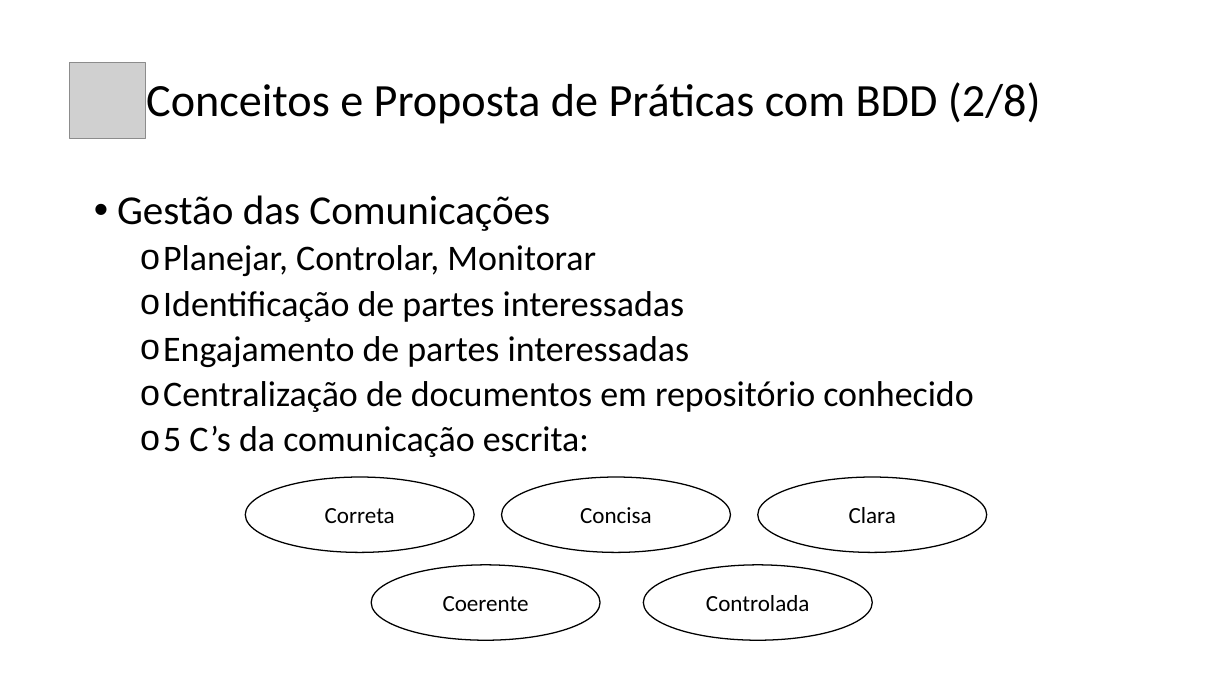
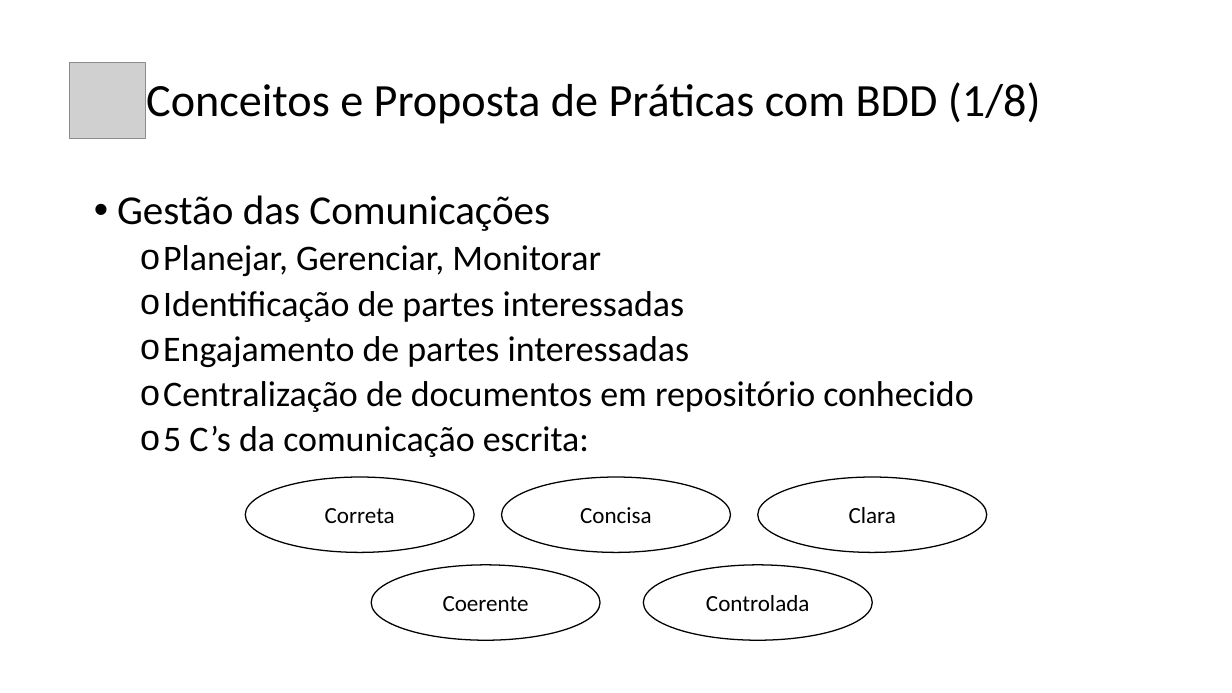
Before and after one commit to giovicente/Monografia-USP, a slide deck: slide 6 of Apresentação Monografia - Giovanni.pptx (slide 7 before the commit). Drawn at 1232x693 pixels with LibreOffice and Linux fonts; fonts in the diff are those of the drawing; grey boxes stand for pictures. Boxes give left, top, right and bottom in pixels: in the first picture for what was removed or moved away, otherwise in the second. Text is boxed around its words. In the diff, an @@ line names an element or a change of style, - is before the commit and + after.

```diff
--- a/Apresentação Monografia - Giovanni.pptx
+++ b/Apresentação Monografia - Giovanni.pptx
@@ title at (146,82,1041,124): text changed @@
-Conceitos e Proposta de Práticas com BDD (2/8)
+Conceitos e Proposta de Práticas com BDD (1/8)
@@ text at (163,245,601,276): text changed @@
-  o Planejar, Controlar, Monitorar
+  o Planejar, Gerenciar, Monitorar
```
Also in this commit, not shown: 3 other slides changed, 1 slide added, 2 other files.
